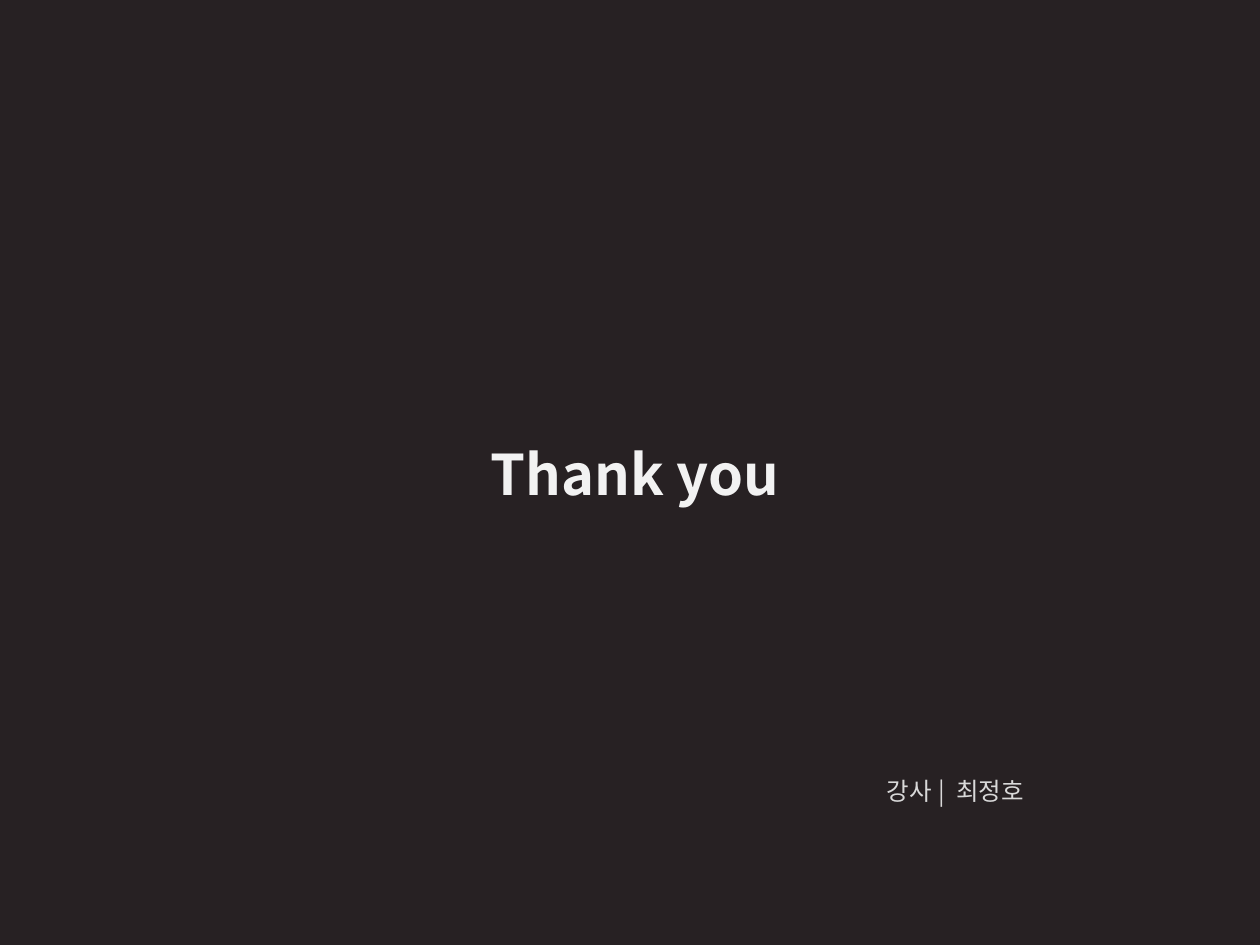
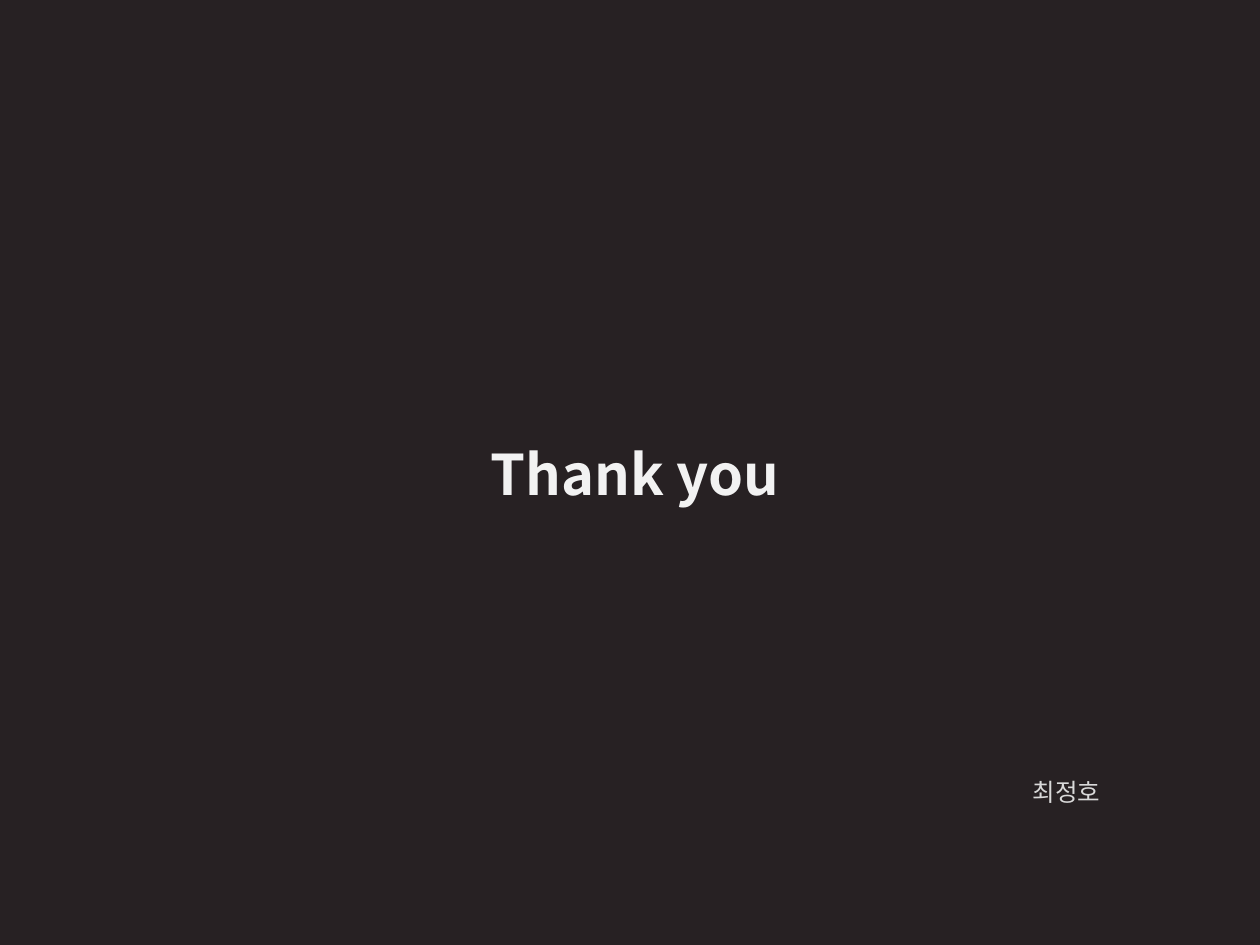
Before and after one commit to wjdgh2910a/CPP_Core_Guidelines_Study, a slide deck: slide 51 of CoreGuideLinesStudy.pptx. Drawn at 1260x945 pixels with LibreOffice and Linux fonts; fonts in the diff are those of the drawing. Boxes give left, top, right and bottom in pixels: in the first picture for what was removed or moved away, otherwise in the second. Text is boxed around its words. In the diff, an @@ line names an element or a change of style, - is before the commit and + after.

```diff
--- a/CoreGuideLinesStudy.pptx
+++ b/CoreGuideLinesStudy.pptx
@@ text at <box>1033,780,1101,803</box>: text changed @@
-강사 | 최정호
+최정호
```
